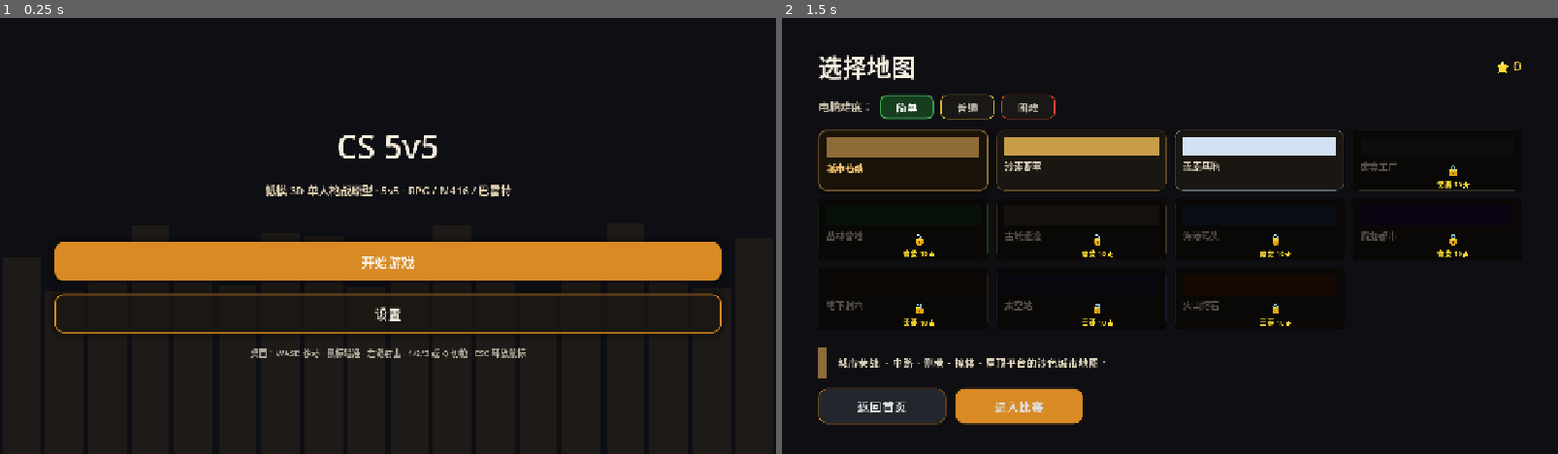
Above: before the commit, frames 1-2 (left to right).
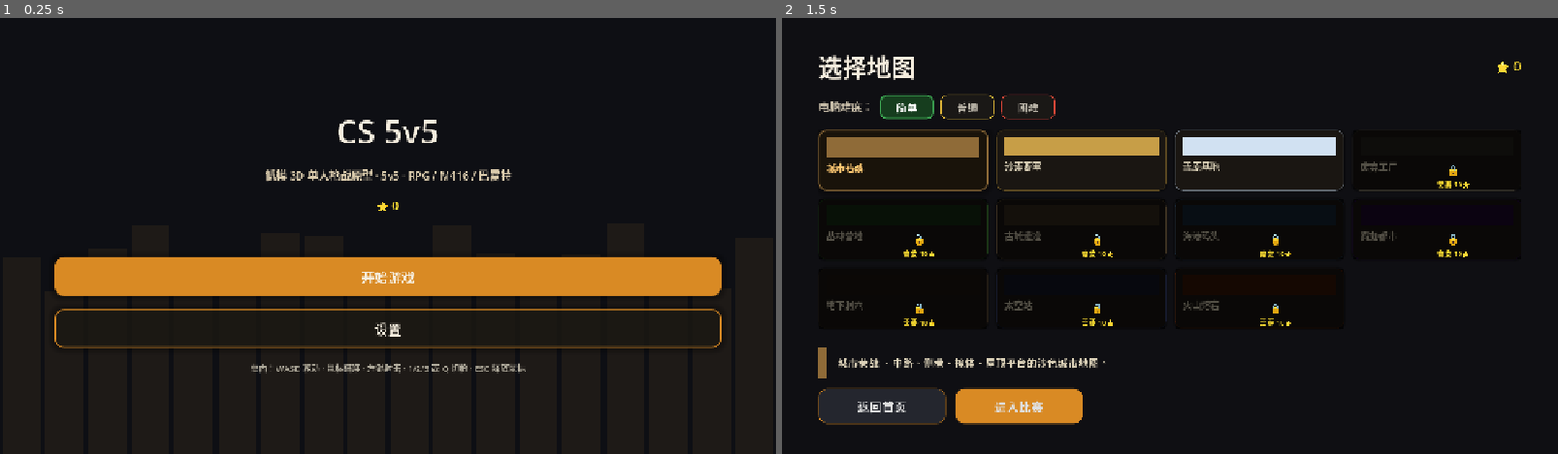
Above: after the commit, the same moments.

Repository: AltenLi/ac_fps_android_game
Game: Godot game, scene res://scenes/main_menu.tscn
The game is run twice, just before and just after one commit, with the same random seed, the same clock (stepped at 60 frames per second) and the same inputs.
Inputs:
- Up to frame 1 (0.25 s): no input
- Up to frame 2 (1.5 s): click "开始游戏" at 0.5 s; click "简单" at 1.25 s

The runs differ from the first frame. In frame 1, 10% of the frame differs, in the area x 7-93%, y 23-82%; in frame 2, nothing differs.
Error after the commit: Parse Error: Class "MapRegistry" hides an autoload singleton. (res://scripts/map_registry.gd:1)

Commit message:
注册 MapRegistry 自动加载 + 主菜单显示星星数
- project.godot: 将 MapRegistry 注册为 Autoload 单例，修复地图选择界面和
  MatchManager 调用 MapRegistry.MAPS / get_scene_path() 时的运行时崩溃
- main_menu.gd: 在副标题下方添加金色 ⭐ N 标签，显示玩家当前累计星星总数

Co-Authored-By: Claude Sonnet 4.6 <noreply@anthropic.com>

Diff:
--- a/project.godot
+++ b/project.godot
@@ -26,6 +26,7 @@
 InputSetup="*res://scripts/input_setup.gd"
 SoundManager="*res://scripts/sound_manager.gd"
 PlayerData="*res://scripts/player_data.gd"
+MapRegistry="*res://scripts/map_registry.gd"
 
 [display]
 
--- a/scripts/main_menu.gd
+++ b/scripts/main_menu.gd
@@ -57,6 +57,13 @@
 	subtitle.add_theme_color_override("font_color", Color(0.86, 0.8, 0.68, 1.0))
 	root.add_child(subtitle)
 
+	var star_label := Label.new()
+	star_label.text = "⭐ %d" % PlayerData.total_stars
+	star_label.horizontal_alignment = HORIZONTAL_ALIGNMENT_CENTER
+	star_label.add_theme_font_size_override("font_size", 20)
+	star_label.add_theme_color_override("font_color", Color(1.0, 0.88, 0.2, 1.0))
+	root.add_child(star_label)
+
 	var spacer := Control.new()
 	spacer.custom_minimum_size = Vector2(1, 28)
 	root.add_child(spacer)
